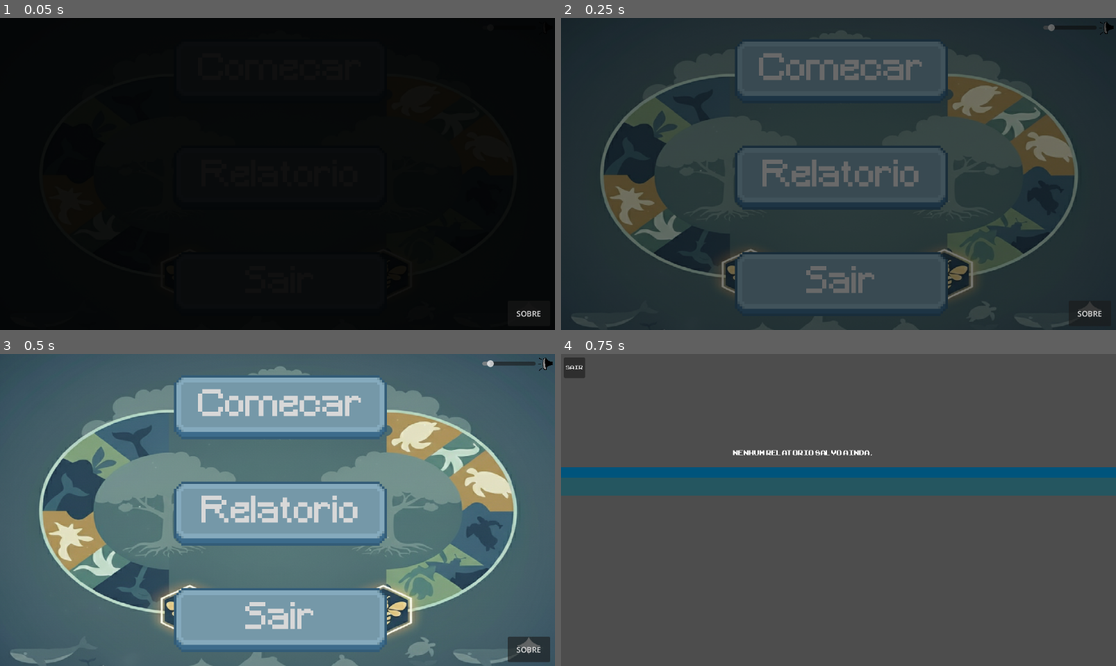
Above: before the commit, frames 1-4 (two rows, left to right).
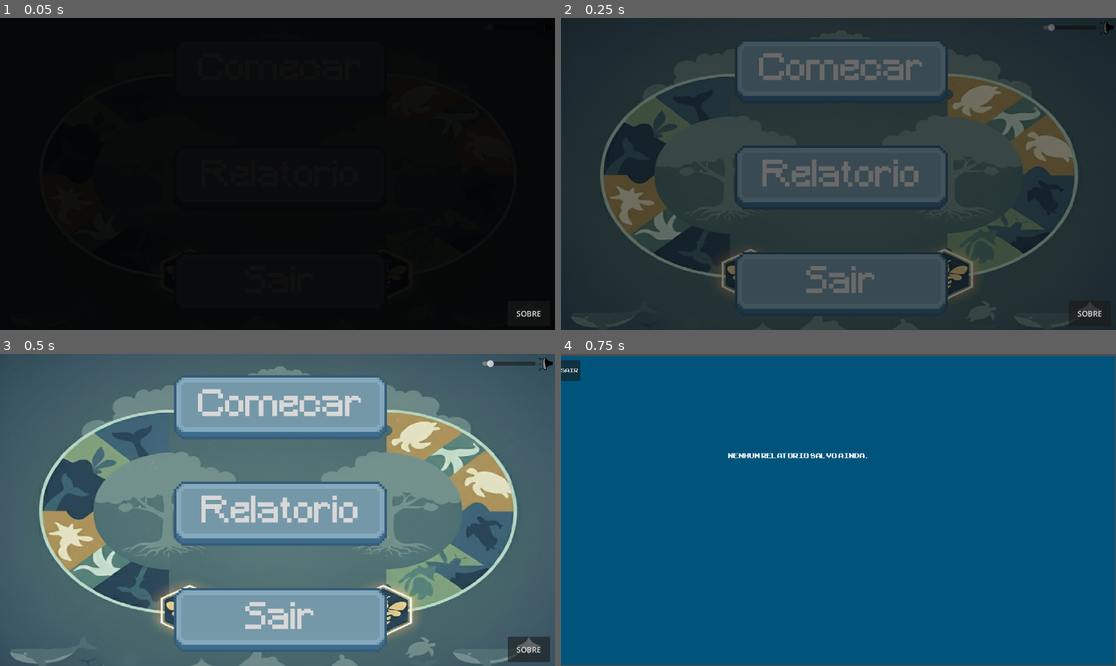
Above: after the commit, the same moments.

Repository: Estefano-Alfredo/Jogo-ASSARTE
Game: Godot game, scene res://Nos de Menu/menu.tscn
Same seed, same stepped clock (60 frames per second), same inputs: the game is played once before the commit and once after it.
Inputs:
- Up to frame 1 (0.05 s): no input
- Up to frame 2 (0.25 s): no input
- Up to frame 3 (0.5 s): no input
- Up to frame 4 (0.75 s): click "Relatorio" at 0.5 s

Frames 1-3 are identical in both runs. In frame 4, 96% of the frame differs, in the area x 0-100%, y 0-100%.

Commit message:
novo commit

Diff:
--- a/bio-geometria/bio-geometria/Nos de Menu/tela_relatorio.gd
+++ b/bio-geometria/bio-geometria/Nos de Menu/tela_relatorio.gd
@@ -63,7 +63,7 @@
 	label.text = texto
 	label.set_custom_minimum_size(Vector2(min_width, 0)) # Define largura mínima
 	label.set("theme_override_fonts/font", fonte_arcade)
-	label.set("theme_override_font_sizes/font_size", 16)
+	label.set("theme_override_font_sizes/font_size", 30)
 
 	if is_header:
 		label.set("theme_override_colors/font_color", Color(1, 1, 0)) # Amarelo para cabeçalho
--- a/bio-geometria/bio-geometria/Nos de Menu/tela_relatorio.tscn
+++ b/bio-geometria/bio-geometria/Nos de Menu/tela_relatorio.tscn
@@ -5,19 +5,28 @@
 
 [node name="Control" type="Control"]
 layout_mode = 3
-anchors_preset = 0
-offset_left = 386.0
-offset_top = 214.0
-offset_right = 1053.0
-offset_bottom = 254.0
+anchors_preset = 15
+anchor_right = 1.0
+anchor_bottom = 1.0
+offset_left = 376.0
+offset_top = 220.0
+offset_right = -99.0
+offset_bottom = -400.0
+grow_horizontal = 2
+grow_vertical = 2
 script = ExtResource("1_13fo7")
 
 [node name="ColorRect" type="ColorRect" parent="."]
-layout_mode = 0
-offset_left = -386.0
-offset_top = 21.0
-offset_right = 766.0
-offset_bottom = 43.0
+layout_mode = 1
+anchors_preset = 15
+anchor_right = 1.0
+anchor_bottom = 1.0
+offset_left = -382.0
+offset_top = -216.0
+offset_right = 97.0
+offset_bottom = 398.0
+grow_horizontal = 2
+grow_vertical = 2
 color = Color(0.0001198937, 0.32967466, 0.48441768, 1)
 
 [node name="MarginContainer" type="MarginContainer" parent="."]
@@ -46,23 +55,11 @@
 [node name="ListaDeRelatorios" type="VBoxContainer" parent="MarginContainer/VBoxRelatorio/ScrollContainer"]
 layout_mode = 2
 
-[node name="ColorRect2" type="ColorRect" parent="."]
-show_behind_parent = true
-layout_mode = 1
-anchors_preset = -1
-anchor_left = 0.268
-anchor_right = 0.268
-offset_left = -564.756
-offset_top = 43.0
-offset_right = 587.244
-offset_bottom = 80.0
-color = Color(0.14483738, 0.33746442, 0.37749568, 1)
-
 [node name="Button" type="Button" parent="."]
 layout_mode = 0
 offset_left = -380.0
 offset_top = -207.0
-offset_right = -337.0
+offset_right = -336.0
 offset_bottom = -164.0
 size_flags_vertical = 3
 theme_override_fonts/font = ExtResource("2_peab0")
--- a/bio-geometria/bio-geometria/Nos de Nivel/Nivel 1/level_1.tscn
+++ b/bio-geometria/bio-geometria/Nos de Nivel/Nivel 1/level_1.tscn
@@ -24,20 +24,28 @@
 script = ExtResource("1_36c26")
 
 [node name="TextureRect" type="TextureRect" parent="."]
-layout_mode = 0
-offset_right = 1153.0
-offset_bottom = 649.0
+layout_mode = 1
+anchors_preset = 15
+anchor_right = 1.0
+anchor_bottom = 1.0
+grow_horizontal = 2
+grow_vertical = 2
 texture = ExtResource("2_v7wtx")
 expand_mode = 1
 
 [node name="MarginContainer" type="MarginContainer" parent="."]
-layout_mode = 0
-offset_right = 69.0
-offset_bottom = 648.0
+layout_mode = 1
+anchors_preset = 4
+anchor_top = 0.5
+anchor_bottom = 0.5
+offset_top = -324.0
+offset_right = 158.0
+offset_bottom = 324.0
 grow_vertical = 2
 theme_override_constants/margin_left = 50
 
 [node name="VBoxContainer" type="VBoxContainer" parent="MarginContainer"]
+custom_minimum_size = Vector2(5, 100)
 layout_mode = 2
 theme_override_constants/separation = 25
 alignment = 1
@@ -67,11 +75,18 @@
 script = ExtResource("3_f57t2")
 
 [node name="GridContainer" type="GridContainer" parent="."]
-layout_mode = 0
-offset_left = 340.0
-offset_top = 238.0
-offset_right = 414.0
-offset_bottom = 373.0
+layout_mode = 1
+anchors_preset = 8
+anchor_left = 0.5
+anchor_top = 0.5
+anchor_right = 0.5
+anchor_bottom = 0.5
+offset_left = -174.0
+offset_top = -67.5
+offset_right = 232.0
+offset_bottom = 67.5
+grow_horizontal = 2
+grow_vertical = 2
 theme_override_constants/h_separation = 0
 theme_override_constants/v_separation = 0
 columns = 3
@@ -107,10 +122,10 @@
 
 [node name="Contador" parent="." instance=ExtResource("7_if47u")]
 layout_mode = 0
-offset_left = 17.0
-offset_top = 19.0
-offset_right = 17.0
-offset_bottom = 19.0
+offset_left = 437.0
+offset_top = 10.0
+offset_right = 437.0
+offset_bottom = 10.0
 scale = Vector2(0.78101015, 1.1274073)
 tempo = 200
 
--- a/bio-geometria/bio-geometria/Nos de Nivel/Nivel 2/nivel_2.tscn
+++ b/bio-geometria/bio-geometria/Nos de Nivel/Nivel 2/nivel_2.tscn
@@ -15,9 +15,12 @@
 grow_vertical = 2
 
 [node name="TextureRect" type="TextureRect" parent="."]
-layout_mode = 0
-offset_right = 1152.0
-offset_bottom = 650.0
+layout_mode = 1
+anchors_preset = 15
+anchor_right = 1.0
+anchor_bottom = 1.0
+grow_horizontal = 2
+grow_vertical = 2
 texture = ExtResource("1_5n37o")
 expand_mode = 1
 
@@ -76,11 +79,11 @@
 layout_mode = 2
 
 [node name="Contador" parent="." instance=ExtResource("4_t2hph")]
-layout_mode = 0
-offset_left = 417.0
-offset_top = 10.0
-offset_right = 417.0
-offset_bottom = 10.0
+layout_mode = 1
+anchors_preset = 5
+anchor_left = 0.5
+anchor_right = 0.5
+grow_horizontal = 2
 tempo = 180
 
 [node name="Transicao" parent="." instance=ExtResource("3_i26w3")]
Binary file added: bio-geometria/bio-geometria/Assets/Artes para Fase 2/Abelha Fase 2- Quadrado.png
Not shown, added: bio-geometria/bio-geometria/Assets/Artes para Fase 2/Abelha Fase 2- Quadrado.png.import
Binary file added: bio-geometria/bio-geometria/Assets/Artes para Fase 2/Arara Azul - Semicirculo fase 2.png
Not shown, added: bio-geometria/bio-geometria/Assets/Artes para Fase 2/Arara Azul - Semicirculo fase 2.png.import
Binary file added: bio-geometria/bio-geometria/Assets/Artes para Fase 2/Tartaruga Fase 2 - Circulo.png
Not shown, added: bio-geometria/bio-geometria/Assets/Artes para Fase 2/Tartaruga Fase 2 - Circulo.png.import
Binary file added: bio-geometria/bio-geometria/Assets/Artes para Fase 2/habitat abelha - fase 2.png
Not shown, added: bio-geometria/bio-geometria/Assets/Artes para Fase 2/habitat abelha - fase 2.png.import
Binary file added: bio-geometria/bio-geometria/Assets/Artes para Fase 2/habitat arara azul - fase 2.png
Not shown, added: bio-geometria/bio-geometria/Assets/Artes para Fase 2/habitat arara azul - fase 2.png.import
Binary file added: bio-geometria/bio-geometria/Assets/Artes para Fase 2/habitat lobo guará - fase2.png
Not shown, added: bio-geometria/bio-geometria/Assets/Artes para Fase 2/habitat lobo guará - fase2.png.import
(and 30 more such lines)
